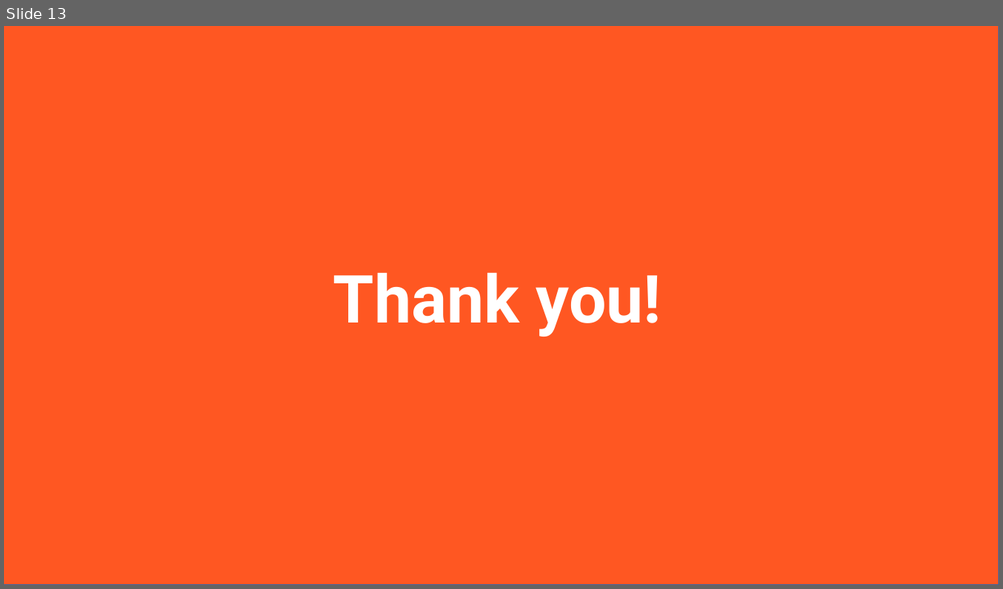
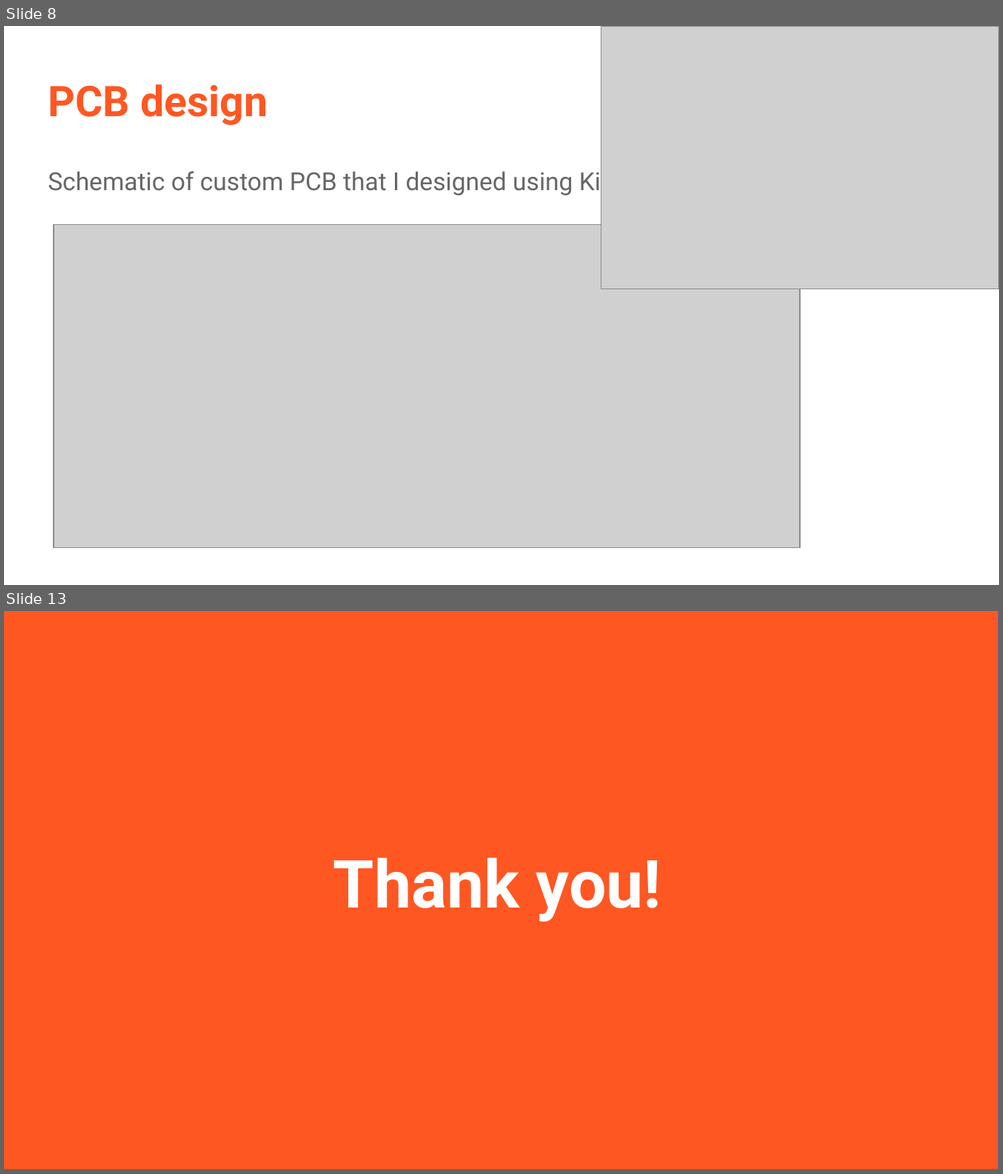
Before and after one commit to stratoscience25/arduino-workshop-logan, a slide deck: Ham xposition presentation/LoganCaramanna_Presentation.odp. Shown one above the other, each under a label of ours: slide 13 before the commit, slides 8 and 13 after it; the slides between them are not shown. The pictures are 1003x589 and 1003x1174 pixels, drawn with LibreOffice and Linux fonts; fonts in the diff are those of the drawing; grey boxes stand for pictures. Boxes give left, top, right and bottom in pixels: in the first picture for what was removed or moved away, otherwise in the second. Text is boxed around its words. In the diff, an @@ line names an element or a change of style, - is before the commit and + after.

```diff
--- a/Ham xposition presentation/LoganCaramanna_Presentation.odp
+++ b/Ham xposition presentation/LoganCaramanna_Presentation.odp
@@ slide 8 added at <box>4,26,999,585</box>, background #FFFFFF @@
@@ picture added at <box>600,26,999,289</box> @@
@@ title added at <box>48,84,267,125</box>, 30.6 pt, text #FF5722, bold @@
+PCB design
@@ text added at <box>48,167,644,196</box>, 18 pt, text #666666 @@
+Schematic of custom PCB that I designed using KiCad
@@ picture added at <box>54,225,800,548</box> @@
```
Also in this commit, not shown: 10 slides changed, 1 other slide added, 2 slides removed, 14 other files.
